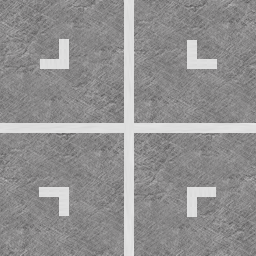
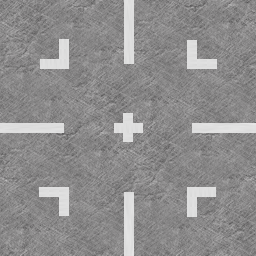
Layer changes from the first 256x256 image to the second:
painted on "Pasted Layer copy" over [64, 64, 192, 193]
